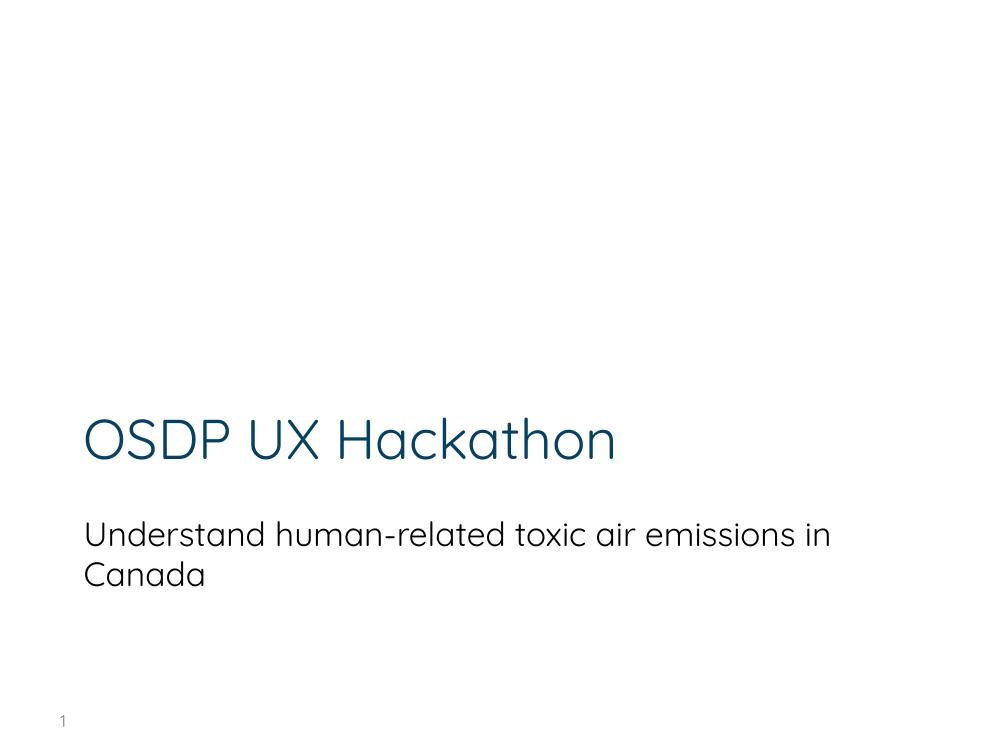
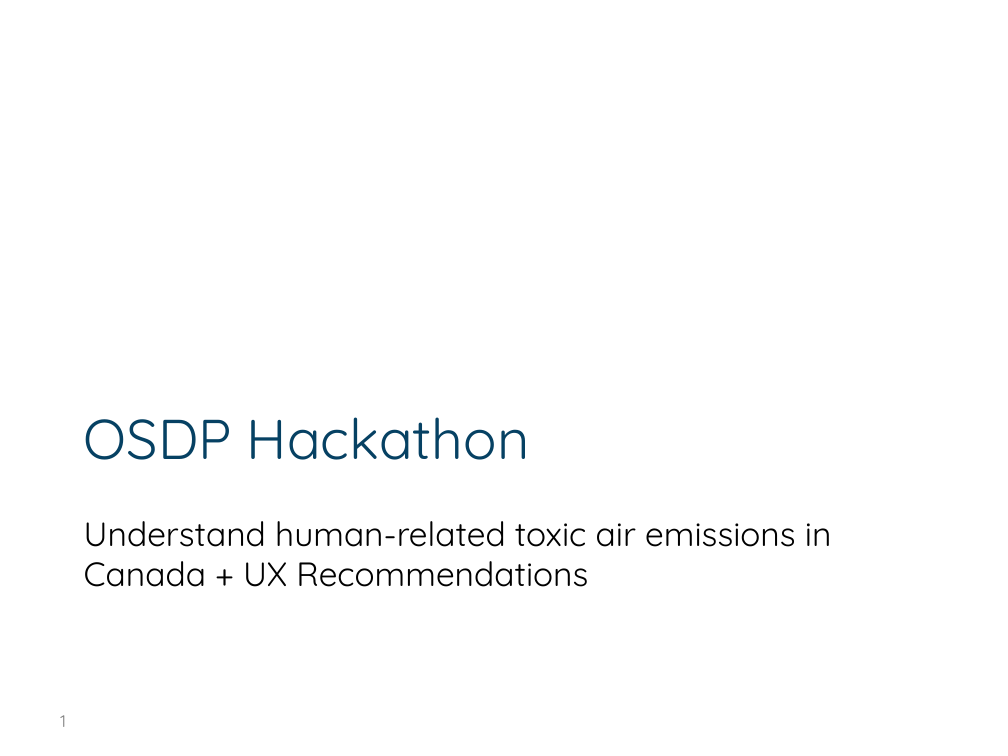
Before and after one commit to edimaudo/hackathon_coding_challenges, a slide deck: slide 1 of open_data_platform_hackathon/osdp_deck.pptx. Drawn at 1008x756 pixels with LibreOffice and Linux fonts; fonts in the diff are those of the drawing; background and template pictures are left out. Boxes give left, top, right and bottom in pixels: in the first picture for what was removed or moved away, otherwise in the second. Text is boxed around its words. In the diff, an @@ line names an element or a change of style, - is before the commit and + after.

```diff
--- a/open_data_platform_hackathon/osdp_deck.pptx
+++ b/open_data_platform_hackathon/osdp_deck.pptx
@@ title at (84,417,530,460): text changed @@
-OSDP UX Hackathon
+OSDP Hackathon
@@ subtitle at (84,521,832,587): text changed @@
-Understand human-related toxic air emissions in Canada
+Understand human-related toxic air emissions in Canada + UX Recommendations
```
Also in this commit, not shown: 12 other slides changed.
